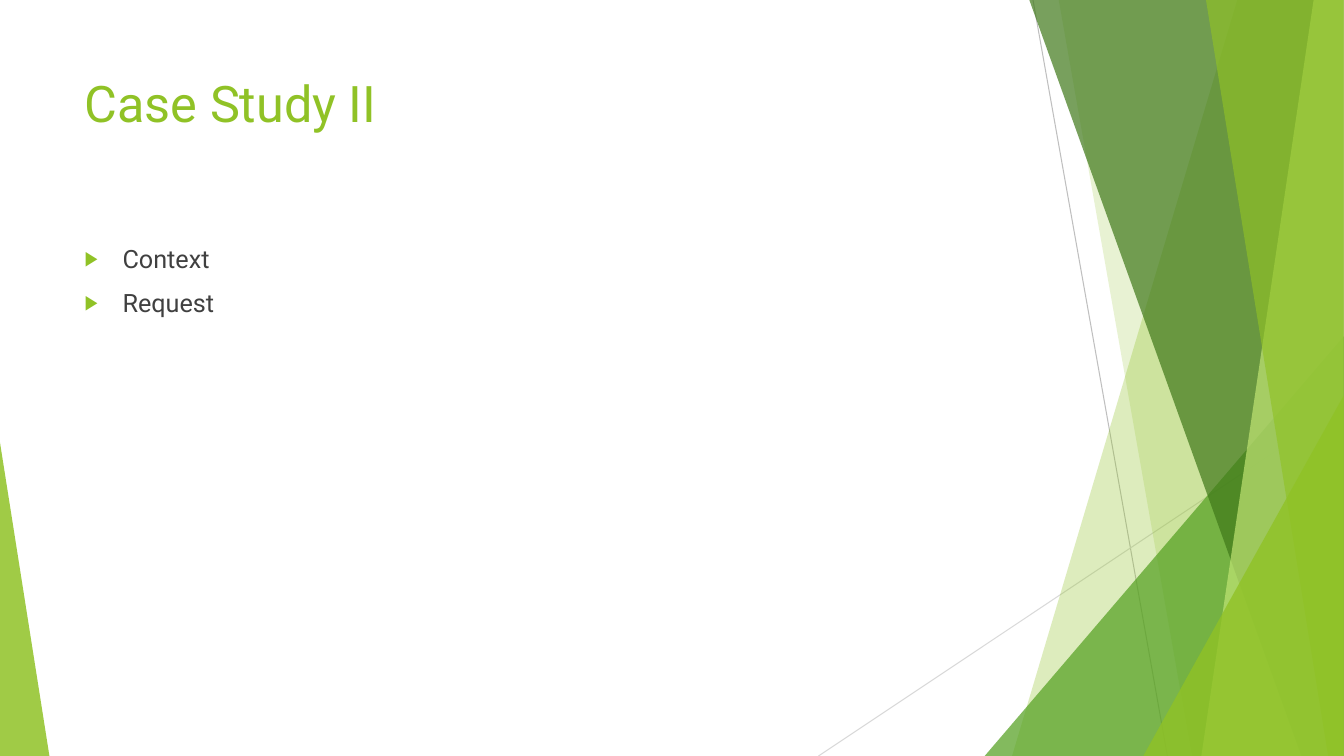
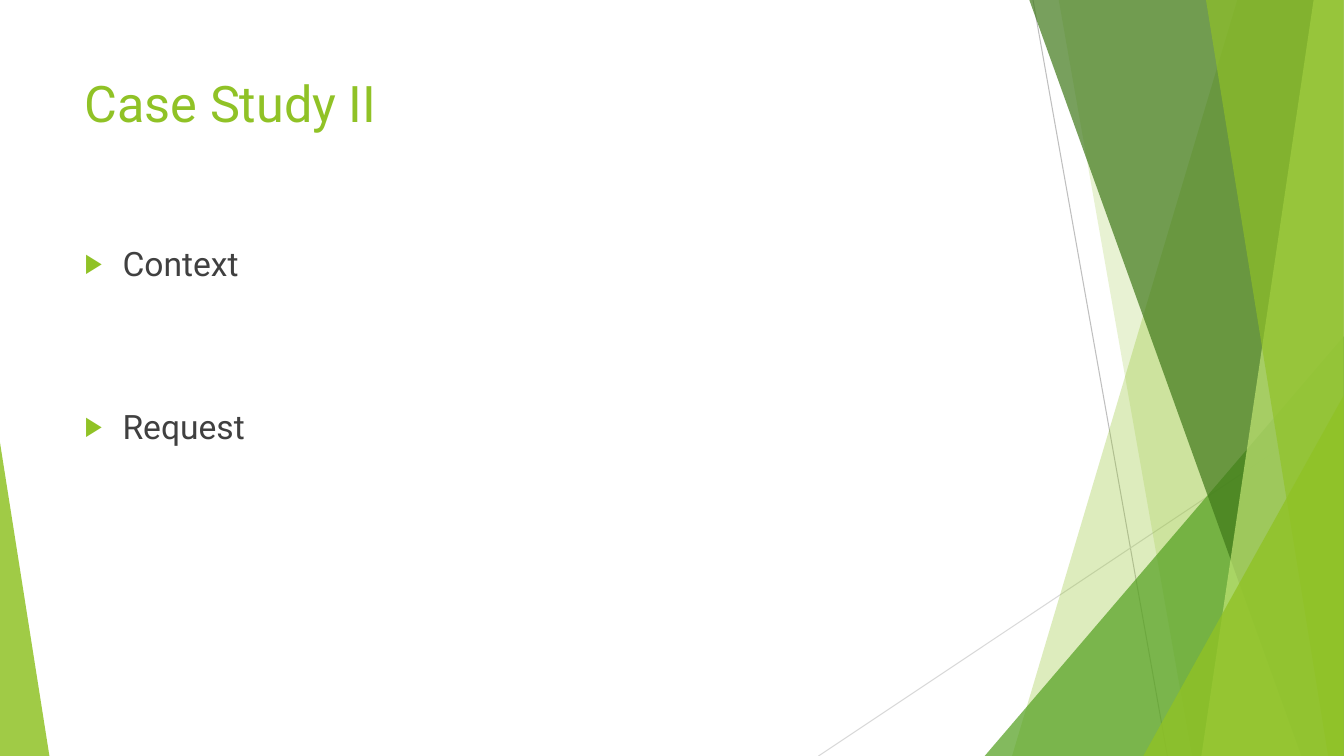
Before and after one commit to anhualin/MyLearning, a slide deck: slide 30 of FDA2018/FDA_Presentation.pptx. Drawn at 1344x756 pixels with LibreOffice and Linux fonts; fonts in the diff are those of the drawing. Boxes give left, top, right and bottom in pixels: in the first picture for what was removed or moved away, otherwise in the second. Text is boxed around its words. In the diff, an @@ line names an element or a change of style, - is before the commit and + after.

```diff
--- a/FDA2018/FDA_Presentation.pptx
+++ b/FDA2018/FDA_Presentation.pptx
@@ text "Context" at bbox=[123, 252, 245, 446]: size 18 to 24 pt @@
```
Also in this commit, not shown: 2 other slides changed, 1 slide added, 1 other file.
